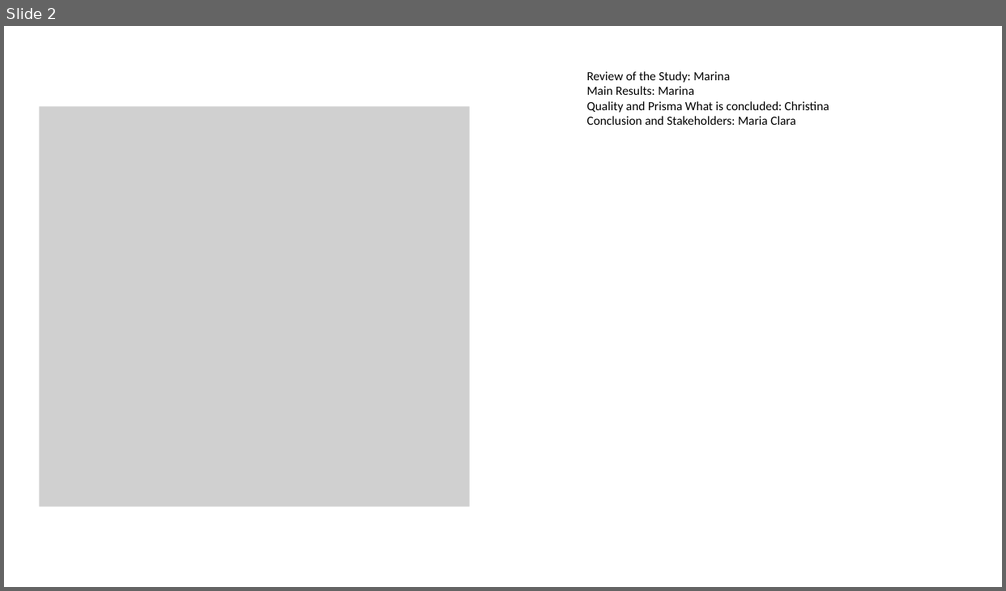
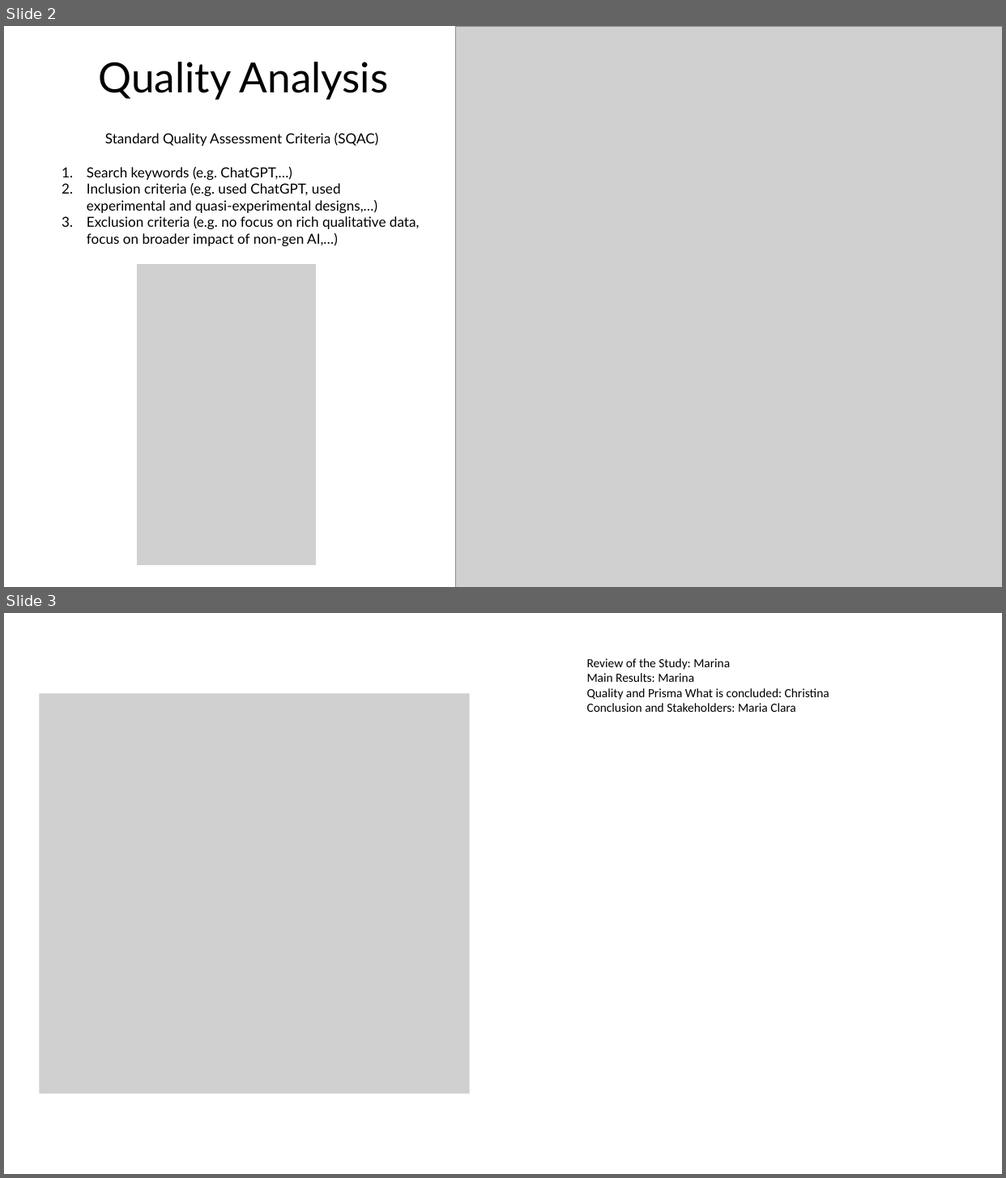
Before and after one commit to tinasophie15/tcpp_project_chatgpt_learning, a slide deck: Presentation.pptx. Shown one above the other, each under a label of ours: slide 2 before the commit, slides 2 and 3 after it. The pictures are 1006x591 and 1006x1178 pixels, drawn with LibreOffice and Linux fonts; fonts in the diff are those of the drawing; grey boxes stand for pictures. Boxes give left, top, right and bottom in pixels: in the first picture for what was removed or moved away, otherwise in the second. Text is boxed around its words. In the diff, an @@ line names an element or a change of style, - is before the commit and + after.

```diff
--- a/Presentation.pptx
+++ b/Presentation.pptx
@@ slide 2 added at box(4, 26, 1002, 587), background #FFFFFF @@
@@ picture added at box(455, 26, 1002, 587) @@
@@ text added at box(98, 62, 389, 100), 60 pt, text #000000 @@
+Quality Analysis
@@ text added at box(87, 133, 420, 246), 20 pt, text #000000 @@
+Standard Quality Assessment Criteria (SQAC)
+1. Search keywords (e.g. ChatGPT,…)
+2. Inclusion criteria (e.g. used ChatGPT, used experimental and quasi-experimental designs,…)
+3. Exclusion criteria (e.g. no focus on rich qualitative data, focus on broader impact of non-gen AI,…)
@@ picture added at box(137, 264, 316, 565) @@
@@ what was slide 2 is now slide 3 @@
```
Also in this commit, not shown: 3 slides changed, 1 other slide added, 2 slides removed.
